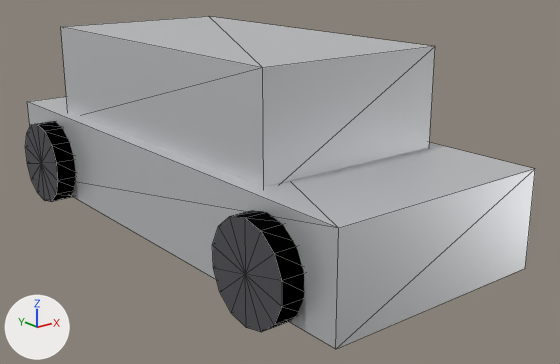
What one commit did to the glTF model rentos/public/models/suv.glb.
Both versions are drawn from a 50 mm lens placed at (-3.7, -5.19, 2.35), pointed at (0.2, -0.32, 0.4). The lights are fixed; the arrows at lower left show +X, +Y and +Z. The older version comes first. Mesh edges are drawn as thin lines. Vertices at exactly the same position are counted once.

Names of what the first picture shows: 'suv'.
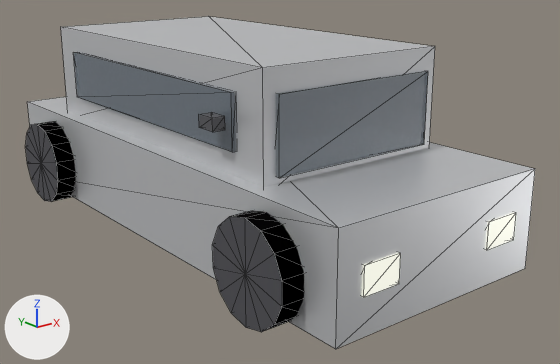
What differs and where, as boxes [x1, y1, x2, y2] in the pictures (560 x 364 px):
part 1 of me_mesh_0, added
    after: [276, 71, 428, 178]
part 2 of me_mesh_0, added
    after: [73, 52, 236, 152]
part 3 of me_mesh_0, added
    after: [362, 253, 401, 297]
part 4 of me_mesh_0, added
    after: [485, 212, 516, 250]
part 5 of me_mesh_0, added
    after: [199, 112, 225, 132]

Edits to the bpy script that builds the scene:
```text
Add mat_headlight:
    mat_headlight = principled_material('headlight')
    mat_headlight.base_color = (0.96, 0.97, 0.9)  # white #fafcf3
    mat_headlight.roughness = 0.3
    mat_headlight.emission_color = (0.5, 0.5, 0.42)  # grey #bcbcad
    mat_headlight.emission_strength = 1.0
Add mat_trim:
    mat_trim = principled_material('trim')
    mat_trim.base_color = (0.12, 0.12, 0.13)  # dark grey #616165
    mat_trim.metallic = 0.3
    mat_trim.roughness = 0.6
Add mat_taillight:
    mat_taillight = principled_material('taillight')
    mat_taillight.base_color = (0.7, 0.08, 0.07)  # red #da504b
    mat_taillight.roughness = 0.3
    mat_taillight.emission_color = (0.35, 0.02, 0.02)  # red #a02727
    mat_taillight.emission_strength = 1.0
Add mat_glass:
    mat_glass = principled_material('glass')
    mat_glass.base_color = (0.15, 0.2, 0.25)  # greyish blue #6c7c89
    mat_glass.metallic = 0.2
    mat_glass.roughness = 0.1
    mat_glass.alpha = 0.6
Change me_mesh_0:
    used by ob_suv; location = (0.0, 0.0, 0.0)
    remove me_mesh_0.from_pydata(...)  # 136 vertices, 248 faces; spans x -1.1..1.1, y -2.25..2.25, z 0.0..1.6
    add me_mesh_0.from_pydata(...)  # 216 vertices, 368 faces; spans x -1.1..1.1, y -2.27..2.27, z 0.0..1.6
    me_mesh_0 part 1: a new loose piece, a box spanning x -0.7..0.7, y -1.435..-1.365, z 0.875..1.425, in mat_glass (greyish blue #6c7c89)
    me_mesh_0 part 2: a new loose piece, a box spanning x -0.83..-0.79, y -1.1..1.3, z 1.0..1.4, in mat_glass (greyish blue #6c7c89)
    me_mesh_0 part 3: a new loose piece, a box spanning x -0.73..-0.43, y -2.265..-2.175, z 0.35..0.55, in mat_headlight (white #fafcf3, glowing grey #bcbcad)
    me_mesh_0 part 4: a new loose piece, a box spanning x 0.43..0.73, y -2.265..-2.175, z 0.35..0.55, in mat_headlight (white #fafcf3, glowing grey #bcbcad)
    me_mesh_0 part 5: a new loose piece, a box spanning x -0.97..-0.87, y -1.08..-0.92, z 1.155..1.245, in mat_trim (dark grey #616165)
    other edits to the shape of me_mesh_0 do not show in these pictures
    add me_mesh_0.materials.append(mat_glass)  # greyish blue #6c7c89
    add me_mesh_0.materials.append(mat_headlight)  # white #fafcf3, glowing grey #bcbcad
    add me_mesh_0.materials.append(mat_taillight)  # red #da504b, glowing red #a02727
    add me_mesh_0.materials.append(mat_trim)  # dark grey #616165
```
